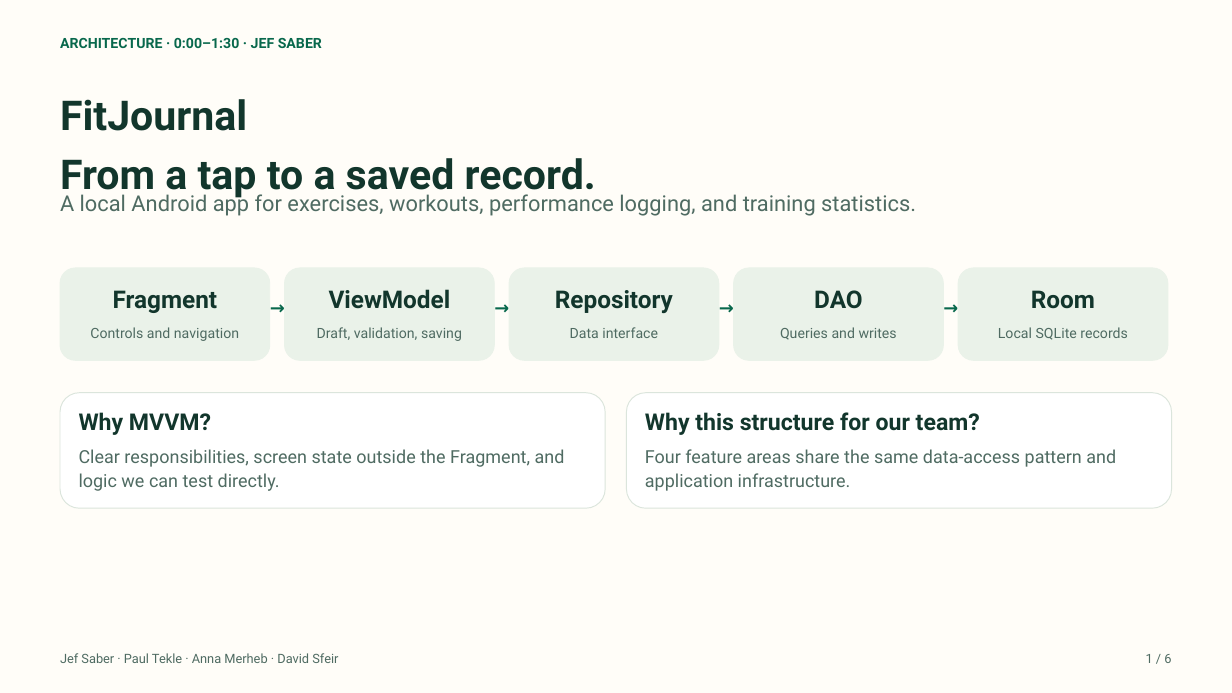
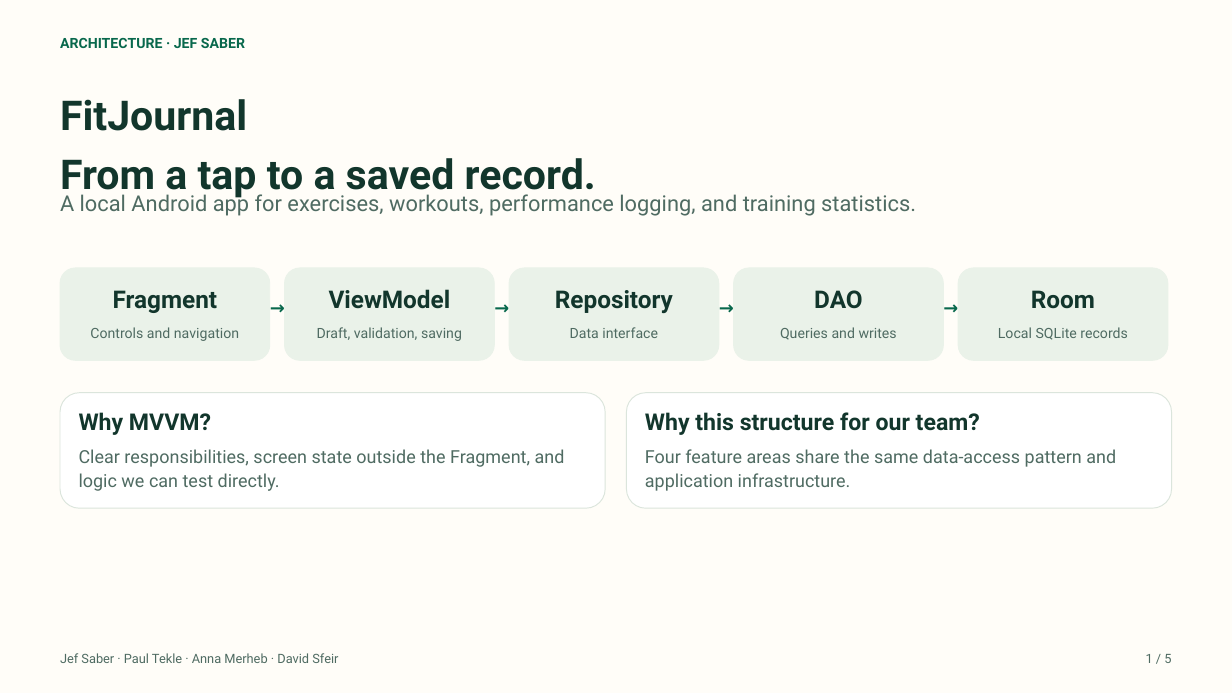
Before and after one commit to jefsaber/FitJournal, a slide deck: slide 1 of docs/FitJournal-Presentation.pptx. Drawn at 1232x693 pixels with LibreOffice and Linux fonts; fonts in the diff are those of the drawing. Boxes give left, top, right and bottom in pixels: in the first picture for what was removed or moved away, otherwise in the second. Text is boxed around its words. In the diff, an @@ line names an element or a change of style, - is before the commit and + after.

```diff
--- a/docs/FitJournal-Presentation.pptx
+++ b/docs/FitJournal-Presentation.pptx
@@ text at <box>60,38,245,48</box>: text changed @@
-ARCHITECTURE · 0:00–1:30 · JEF SABER
+ARCHITECTURE · JEF SABER
@@ text at <box>1146,654,1171,663</box>: text changed @@
-1 / 6
+1 / 5
```
Also in this commit, not shown: 4 other slides changed, 1 slide removed, 1 other file.
